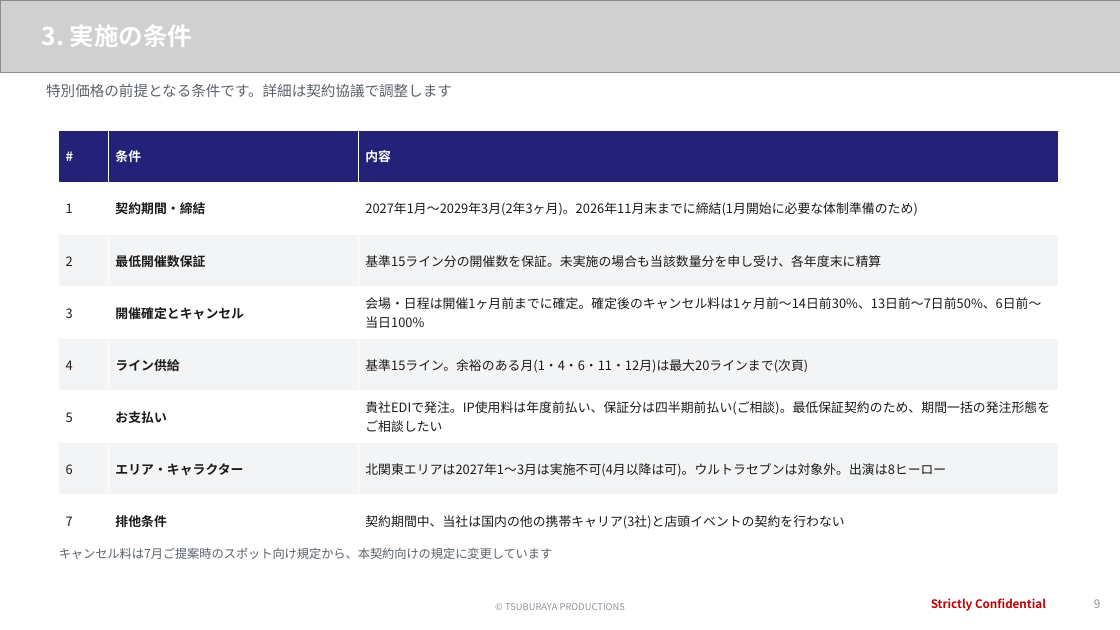
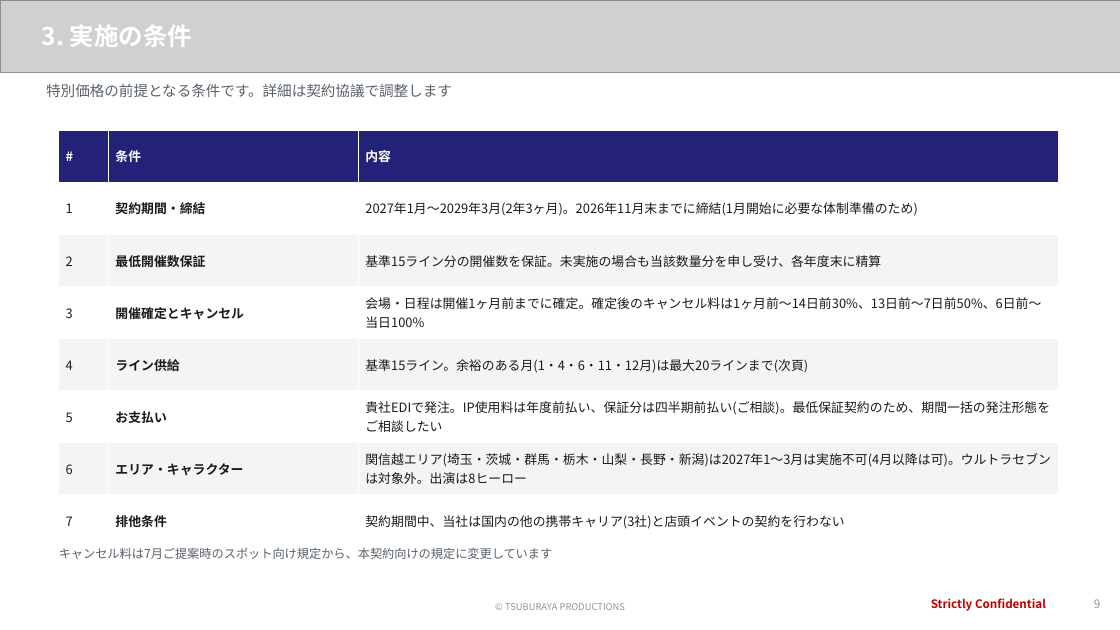
Before and after one commit to hayatoshintani-spe/kessho-lens, a slide deck: slide 9 of docs/proposals/softbank-ultraman-caravan/SB様提示用_1022ミーティング資料.pptx. Drawn at 1120x630 pixels with LibreOffice and Linux fonts; fonts in the diff are those of the drawing; grey boxes stand for pictures. Boxes give left, top, right and bottom in pixels: in the first picture for what was removed or moved away, otherwise in the second. Text is boxed around its words. In the diff, an @@ line names an element or a change of style, - is before the commit and + after.

```diff
--- a/docs/proposals/softbank-ultraman-caravan/SB様提示用_1022ミーティング資料.pptx
+++ b/docs/proposals/softbank-ultraman-caravan/SB様提示用_1022ミーティング資料.pptx
@@ table at (x1=59, y1=130, x2=1059, y2=547) @@
-row 7, column 3: 北関東エリアは2027年1〜3月は実施不可(4月以降は可)。ウルトラセブンは対象外。出演は8ヒーロー
+row 7, column 3: 関信越エリア(埼玉・茨城・群馬・栃木・山梨・長野・新潟)は2027年1〜3月は実施不可(4月以降は可)。ウルトラセブンは対象外。出演は8ヒーロー
```
Also in this commit, not shown: 5 other slides changed, 12 other files.
